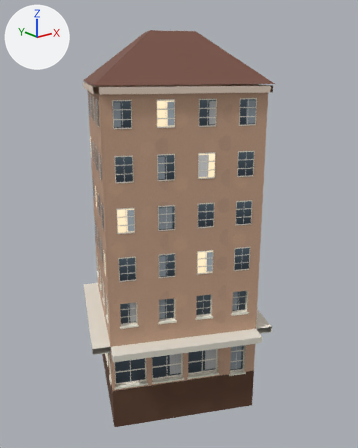
Two versions of the glTF model web/public/models/landmarks/langC_peeeng.glb, one commit apart.
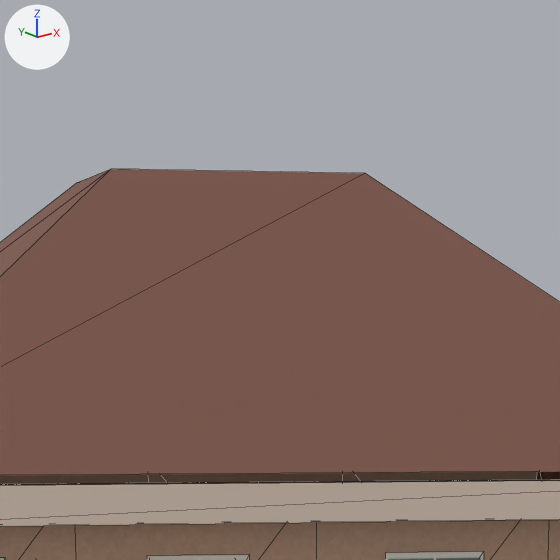
Old and new are each drawn whole from a 50 mm camera at (-21.2, -27.9, 21.1) aimed at (0.7, -0.4, 10.2) and again close up on the part from 36% to 64% of the width and 0% to 22% of the height. Lighting does not change. The marker at upper left points along +X, +Y and +Z. The last two pictures show the newer version. The close-ups show mesh edges as thin lines. Where no turn or scale is listed for an object, it has been applied to the vertices. Vertices at exactly the same position are counted once.
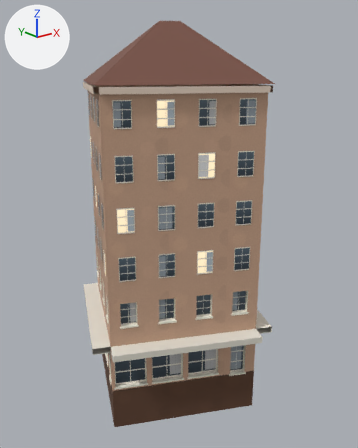
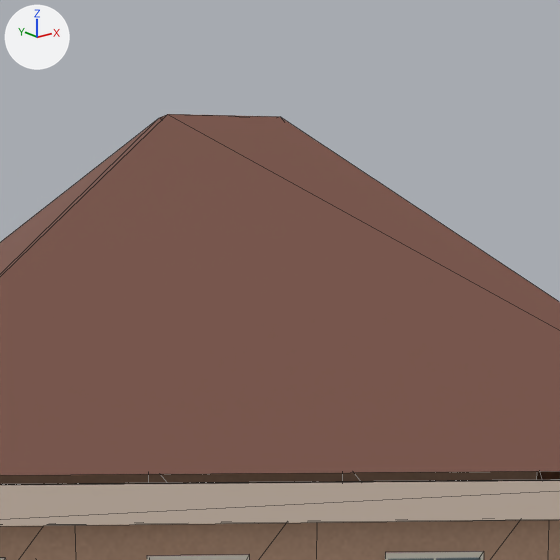
Where the newer file only moved an object's origin or applied its transform, the numbers keep the older frame.

Boxes [x1, y1, x2, y2] around the edits, measured in the close-ups (560 x 560 px; the box of a moved part takes in the faces that stretch with it):
'Mesh_0', reshaped: before [0, 169, 560, 560]; after [0, 114, 560, 560]
part 1 of me_mesh_0, moved or reshaped: before [0, 169, 560, 474]; after [0, 114, 560, 474]

The change in detail:
me_mesh_0 is used by ob_mesh_0; location (-7.63, 8.37, -3.0).
me_mesh_0 had 825 vertices, 962 faces and spanned x 0.0..15.1, y -16.1..0.0, z 0.0..26.5.
me_mesh_0 now has 825 vertices, 962 faces and spans x 0.0..15.1, y -16.1..0.0, z 0.0..27.1.
Part 1, on me_mesh_0:
Vertex 793 of me_mesh_0 moves from (10.6, -15.4, 23.3) to (5.5, -0.5, 23.3).
Vertex 794 of me_mesh_0 moves from (14.4, -7.4, 23.3) to (0.7, -10.7, 23.3).
Vertex 795 of me_mesh_0 moves from (9.4, -8.6, 26.5) to (7.3, -8.0, 27.1) at pixel (159, 117).
Vertex 796 of me_mesh_0 moves from (8.7, -10.1, 26.5) at pixel (365, 173) to (7.1, -8.4, 27.1) at pixel (167, 114).
Vertex 797 of me_mesh_0 moves from (5.5, -0.5, 23.3) to (10.6, -15.4, 23.3).
Vertex 798 of me_mesh_0 moves from (7.0, -6.7, 26.5) at pixel (76, 182) to (8.3, -9.0, 27.1) at pixel (280, 116).
Vertex 799 of me_mesh_0 moves from (0.7, -10.7, 23.3) to (14.4, -7.4, 23.3).
Vertex 800 of me_mesh_0 moves from (6.0, -8.8, 26.5) at pixel (111, 168) to (8.4, -8.8, 27.1).
